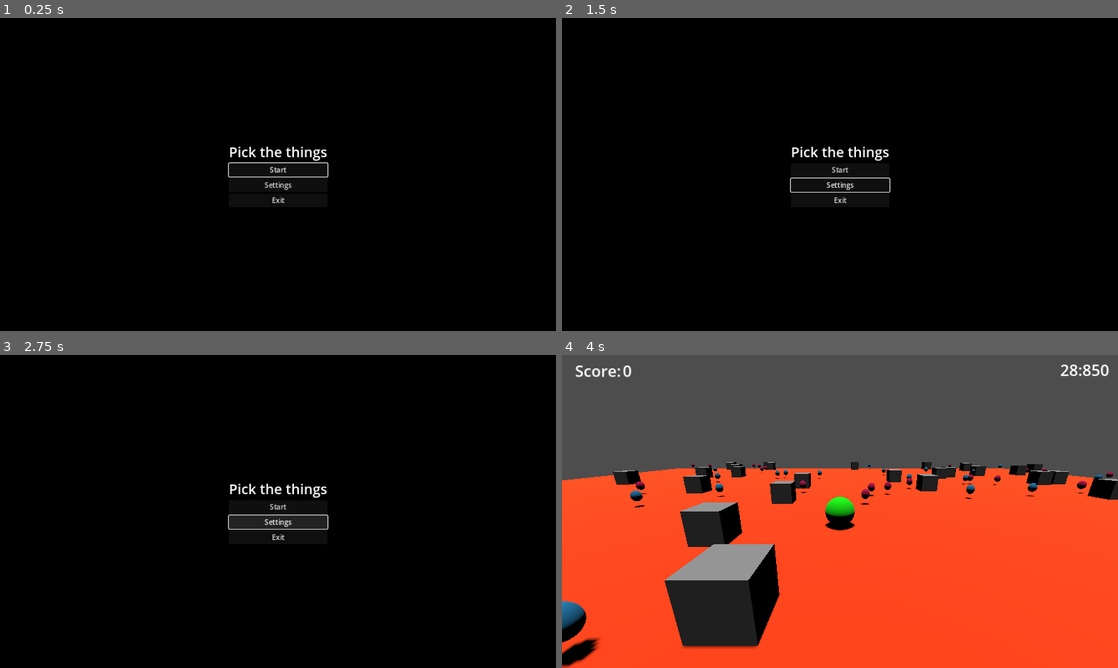
Above: before the commit, frames 1-4 (two rows, left to right).
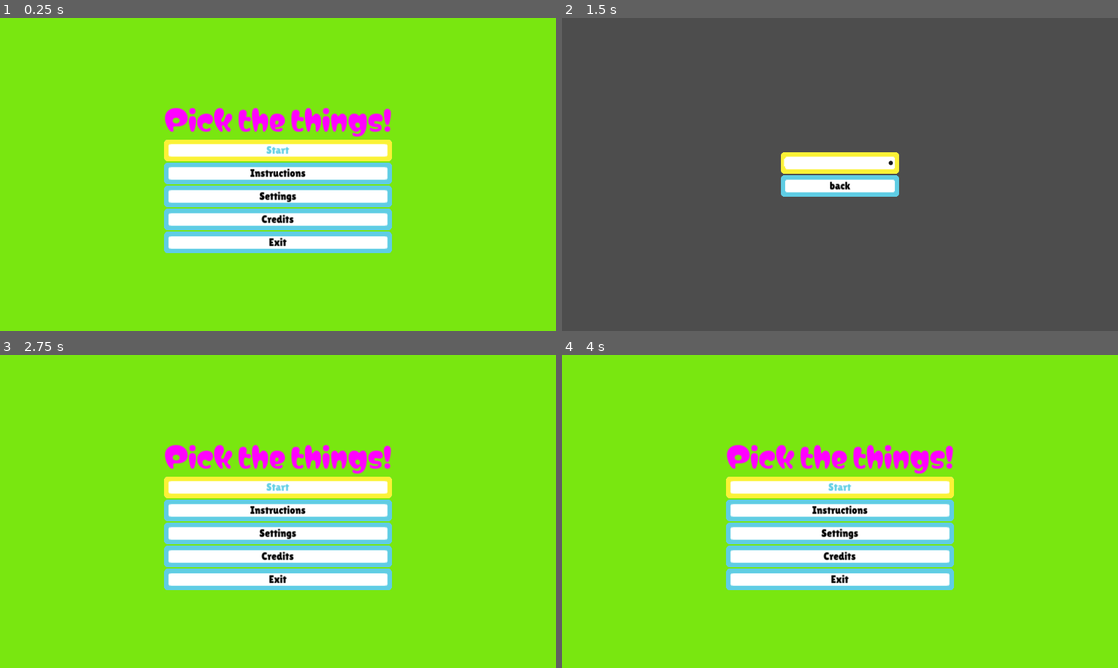
Above: after the commit, the same moments.

Repository: tfcb93/pick-up-the-things
Game: Godot game, scene res://Scenes/Start_screen.tscn
The game is run twice, just before and just after one commit, with the same random seed, the same clock (stepped at 60 frames per second) and the same inputs.
Inputs (mouse positions are in pixels of both pictures, inside the frame that each line leads up to):
- Up to frame 1 (0.25 s): no input
- Up to frame 2 (1.5 s): click "Settings" at 0.5 s; click (840, 161) at 1.25 s, where only the run after the commit has a clickable "Full screen"
- Up to frame 3 (2.75 s): click (278, 524) at 2 s, where only the run after the commit has a clickable "back"
- Up to frame 4 (4 s): click (840, 511) at 2.75 s, where only the run after the commit has a clickable "Instructions"; click (840, 652) at 3.5 s, where only the run after the commit has a clickable "Back"

The runs differ from the first frame. In frame 1, 100% of the frame differs, in the area x 0-100%, y 0-100%; in frame 2, 100%; in frame 3, 100%; in frame 4, 100%.

Commit message:
Changes styles in the project for fonts and buttons

Diff:
--- /dev/null
+++ b/Resources/pick_things_theme_1.tres
@@ -0,0 +1,52 @@
+[gd_resource type="Theme" load_steps=11 format=3 uid="uid://bilciu2sbv7on"]
+
+[ext_resource type="FontFile" uid="uid://bpnkx737td50n" path="res://Resources/Fonts/Lilita_One/LilitaOne-Regular.ttf" id="1_wtf4s"]
+[ext_resource type="FontFile" uid="uid://basrgy0817uum" path="res://Resources/Fonts/Matemasie/Matemasie-Regular.ttf" id="1_xo68n"]
+[ext_resource type="Texture2D" uid="uid://buwohe43nm0oe" path="res://Resources/Images/btn_disabled.png" id="3_63dk8"]
+[ext_resource type="Texture2D" uid="uid://e2kvacssf6dw" path="res://Resources/Images/btn_focus.png" id="3_e0r3u"]
+[ext_resource type="Texture2D" uid="uid://drweb02xypt35" path="res://Resources/Images/btn_hover.png" id="3_s6fkv"]
+[ext_resource type="Texture2D" uid="uid://70p3bv6ogynl" path="res://Resources/Images/btn.png" id="4_c5qsj"]
+
+[sub_resource type="StyleBoxTexture" id="StyleBoxTexture_w8uqf"]
+texture = ExtResource("3_63dk8")
+texture_margin_left = 11.0
+texture_margin_top = 10.0
+texture_margin_right = 11.0
+texture_margin_bottom = 10.0
+
+[sub_resource type="StyleBoxTexture" id="StyleBoxTexture_fvgld"]
+texture = ExtResource("3_e0r3u")
+texture_margin_left = 11.0
+texture_margin_top = 10.0
+texture_margin_right = 11.0
+texture_margin_bottom = 10.0
+
+[sub_resource type="StyleBoxTexture" id="StyleBoxTexture_j87c3"]
+texture = ExtResource("3_s6fkv")
+texture_margin_left = 11.0
+texture_margin_top = 10.0
+texture_margin_right = 11.0
+texture_margin_bottom = 10.0
+
+[sub_resource type="StyleBoxTexture" id="StyleBoxTexture_cmsm7"]
+texture = ExtResource("4_c5qsj")
+texture_margin_left = 11.0
+texture_margin_top = 10.0
+texture_margin_right = 11.0
+texture_margin_bottom = 10.0
+
+[resource]
+BigLabel/base_type = &"Label"
+BigLabel/font_sizes/font_size = 64
+BigLabel/fonts/font = ExtResource("1_xo68n")
+Button/colors/font_color = Color(0, 0, 0, 1)
+Button/colors/font_focus_color = Color(0.396078, 0.811765, 0.898039, 1)
+Button/colors/font_hover_color = Color(0.372549, 0.803922, 0.894118, 1)
+Button/font_sizes/font_size = 24
+Button/fonts/font = ExtResource("1_wtf4s")
+Button/styles/disabled = SubResource("StyleBoxTexture_w8uqf")
+Button/styles/focus = SubResource("StyleBoxTexture_fvgld")
+Button/styles/hover = SubResource("StyleBoxTexture_j87c3")
+Button/styles/normal = SubResource("StyleBoxTexture_cmsm7")
+Label/font_sizes/font_size = 36
+Label/fonts/font = ExtResource("1_wtf4s")
--- /dev/null
+++ b/Scenes/Instructions.tscn
@@ -0,0 +1,31 @@
+[gd_scene load_steps=3 format=3 uid="uid://1j5ipae1ksgu"]
+
+[ext_resource type="Script" path="res://Scripts/Instructions.gd" id="1_03r1s"]
+[ext_resource type="Texture2D" uid="uid://cmced6l22s21a" path="res://Resources/Images/instructions.jpg" id="1_tn1p3"]
+
+[node name="Instructions" type="Node"]
+script = ExtResource("1_03r1s")
+
+[node name="CanvasLayer" type="CanvasLayer" parent="."]
+
+[node name="Button" type="Button" parent="CanvasLayer"]
+anchors_preset = 7
+anchor_left = 0.5
+anchor_top = 1.0
+anchor_right = 0.5
+anchor_bottom = 1.0
+offset_left = -32.5
+offset_top = -44.0
+offset_right = 32.5
+offset_bottom = -13.0
+grow_horizontal = 2
+grow_vertical = 0
+text = "Back"
+
+[node name="Instructions" type="Sprite2D" parent="."]
+position = Vector2(640, 360)
+scale = Vector2(0.2766, 0.226309)
+texture = ExtResource("1_tn1p3")
+metadata/_edit_lock_ = true
+
+[connection signal="pressed" from="CanvasLayer/Button" to="." method="_on_button_pressed"]
--- a/Scenes/Pause_menu.tscn
+++ b/Scenes/Pause_menu.tscn
@@ -7,17 +7,31 @@
 script = ExtResource("1_arvq0")
 
 [node name="ColorRect" type="ColorRect" parent="."]
-offset_left = 128.0
-offset_top = 64.0
-offset_right = 1024.0
-offset_bottom = 576.0
+anchors_preset = 8
+anchor_left = 0.5
+anchor_top = 0.5
+anchor_right = 0.5
+anchor_bottom = 0.5
+offset_left = -448.0
+offset_top = -256.0
+offset_right = 448.0
+offset_bottom = 256.0
+grow_horizontal = 2
+grow_vertical = 2
 color = Color(0.172549, 0.172549, 0.172549, 0.529412)
 
 [node name="VBoxContainer" type="VBoxContainer" parent="."]
-offset_left = 448.0
-offset_top = 192.0
-offset_right = 704.0
-offset_bottom = 448.0
+anchors_preset = 8
+anchor_left = 0.5
+anchor_top = 0.5
+anchor_right = 0.5
+anchor_bottom = 0.5
+offset_left = -128.0
+offset_top = -128.0
+offset_right = 128.0
+offset_bottom = 128.0
+grow_horizontal = 2
+grow_vertical = 2
 alignment = 1
 
 [node name="Back" type="Button" parent="VBoxContainer"]
--- a/Scenes/Settings.tscn
+++ b/Scenes/Settings.tscn
@@ -6,15 +6,26 @@
 script = ExtResource("1_sdtmj")
 
 [node name="VBoxContainer" type="VBoxContainer" parent="."]
-offset_right = 272.0
-offset_bottom = 61.0
+anchors_preset = 8
+anchor_left = 0.5
+anchor_top = 0.5
+anchor_right = 0.5
+anchor_bottom = 0.5
+offset_left = -136.0
+offset_top = -30.5
+offset_right = 136.0
+offset_bottom = 30.5
+grow_horizontal = 2
+grow_vertical = 2
 
 [node name="CheckButton" type="CheckButton" parent="VBoxContainer"]
 layout_mode = 2
 text = "Full screen"
 
 [node name="HBoxContainer" type="HBoxContainer" parent="VBoxContainer"]
+visible = false
 layout_mode = 2
+theme_override_constants/separation = 107
 
 [node name="Label" type="Label" parent="VBoxContainer/HBoxContainer"]
 layout_mode = 2
@@ -22,4 +33,13 @@
 
 [node name="HSlider" type="HSlider" parent="VBoxContainer/HBoxContainer"]
 custom_minimum_size = Vector2(100, 0)
+layout_direction = 3
 layout_mode = 2
+size_flags_vertical = 4
+
+[node name="Button" type="Button" parent="VBoxContainer"]
+layout_mode = 2
+text = "back"
+
+[connection signal="toggled" from="VBoxContainer/CheckButton" to="." method="_on_check_button_toggled"]
+[connection signal="pressed" from="VBoxContainer/Button" to="." method="_on_button_pressed"]
--- a/Scenes/Start_screen.tscn
+++ b/Scenes/Start_screen.tscn
@@ -3,17 +3,20 @@
 [ext_resource type="Script" path="res://Scripts/Start_screen.gd" id="1_0tagd"]
 
 [sub_resource type="LabelSettings" id="LabelSettings_0tmt6"]
-font_size = 32
+font_size = 64
+font_color = Color(1, 0, 1, 1)
 
-[node name="CanvasLayer" type="CanvasLayer"]
+[node name="Node" type="Node"]
+
+[node name="CanvasLayer" type="CanvasLayer" parent="."]
 script = ExtResource("1_0tagd")
 
-[node name="ColorRect" type="ColorRect" parent="."]
+[node name="ColorRect" type="ColorRect" parent="CanvasLayer"]
 offset_right = 1280.0
 offset_bottom = 720.0
-color = Color(0, 0, 0, 1)
+color = Color(0.47389, 0.905525, 0.0654125, 1)
 
-[node name="VBoxContainer" type="VBoxContainer" parent="."]
+[node name="VBoxContainer" type="VBoxContainer" parent="CanvasLayer"]
 anchors_preset = 8
 anchor_left = 0.5
 anchor_top = 0.5
@@ -26,32 +29,46 @@
 grow_horizontal = 2
 grow_vertical = 2
 
-[node name="Label" type="Label" parent="VBoxContainer"]
+[node name="Label" type="Label" parent="CanvasLayer/VBoxContainer"]
 layout_mode = 2
-text = "Pick the things"
+theme_type_variation = &"BigLabel"
+text = "Pick the things!"
 label_settings = SubResource("LabelSettings_0tmt6")
 
-[node name="ButtonContainer" type="VBoxContainer" parent="VBoxContainer"]
+[node name="ButtonContainer" type="VBoxContainer" parent="CanvasLayer/VBoxContainer"]
 layout_mode = 2
 
-[node name="Start Button" type="Button" parent="VBoxContainer/ButtonContainer"]
+[node name="Start Button" type="Button" parent="CanvasLayer/VBoxContainer/ButtonContainer"]
 layout_mode = 2
 focus_neighbor_top = NodePath("../Exit Button")
-focus_neighbor_bottom = NodePath("../Settings Button")
+focus_neighbor_bottom = NodePath("../Instruction Button")
 text = "Start"
 
-[node name="Settings Button" type="Button" parent="VBoxContainer/ButtonContainer"]
+[node name="Instruction Button" type="Button" parent="CanvasLayer/VBoxContainer/ButtonContainer"]
 layout_mode = 2
 focus_neighbor_top = NodePath("../Start Button")
-focus_neighbor_bottom = NodePath("../Exit Button")
+focus_neighbor_bottom = NodePath("../Settings Button")
+text = "Instructions"
+
+[node name="Settings Button" type="Button" parent="CanvasLayer/VBoxContainer/ButtonContainer"]
+layout_mode = 2
+focus_neighbor_top = NodePath("../Start Button")
+focus_neighbor_bottom = NodePath("../Credits Button")
 text = "Settings"
 
-[node name="Exit Button" type="Button" parent="VBoxContainer/ButtonContainer"]
+[node name="Credits Button" type="Button" parent="CanvasLayer/VBoxContainer/ButtonContainer"]
 layout_mode = 2
 focus_neighbor_top = NodePath("../Settings Button")
+focus_neighbor_bottom = NodePath("../Exit Button")
+text = "Credits"
+
+[node name="Exit Button" type="Button" parent="CanvasLayer/VBoxContainer/ButtonContainer"]
+layout_mode = 2
+focus_neighbor_top = NodePath("../Credits Button")
 focus_neighbor_bottom = NodePath("../Start Button")
 text = "Exit"
 
-[connection signal="pressed" from="VBoxContainer/ButtonContainer/Start Button" to="." method="_on_start_button_pressed"]
-[connection signal="pressed" from="VBoxContainer/ButtonContainer/Settings Button" to="." method="_on_settings_button_pressed"]
-[connection signal="pressed" from="VBoxContainer/ButtonContainer/Exit Button" to="." method="_on_exit_button_pressed"]
+[connection signal="pressed" from="CanvasLayer/VBoxContainer/ButtonContainer/Start Button" to="CanvasLayer" method="_on_start_button_pressed"]
+[connection signal="pressed" from="CanvasLayer/VBoxContainer/ButtonContainer/Instruction Button" to="CanvasLayer" method="_on_instruction_button_pressed"]
+[connection signal="pressed" from="CanvasLayer/VBoxContainer/ButtonContainer/Settings Button" to="CanvasLayer" method="_on_settings_button_pressed"]
+[connection signal="pressed" from="CanvasLayer/VBoxContainer/ButtonContainer/Exit Button" to="CanvasLayer" method="_on_exit_button_pressed"]
--- /dev/null
+++ b/Scripts/Instructions.gd
@@ -0,0 +1,5 @@
+extends Node
+
+
+func _on_button_pressed() -> void:
+	get_tree().change_scene_to_file("res://Scenes/Start_screen.tscn");
--- a/Scripts/Settings.gd
+++ b/Scripts/Settings.gd
@@ -9,3 +9,15 @@
 # Called every frame. 'delta' is the elapsed time since the previous frame.
 func _process(delta):
 	pass
+
+
+func _on_check_button_toggled(toggled_on: bool) -> void:
+	if toggled_on:
+		DisplayServer.window_set_mode(DisplayServer.WINDOW_MODE_FULLSCREEN);
+	else:
+		DisplayServer.window_set_mode(DisplayServer.WINDOW_MODE_WINDOWED);
+
+
+func _on_button_pressed() -> void:
+	# as a test
+	get_tree().change_scene_to_file("res://Scenes/Start_screen.tscn");
--- a/Scripts/Start_screen.gd
+++ b/Scripts/Start_screen.gd
@@ -9,8 +9,13 @@
 	get_tree().change_scene_to_file("res://Scenes/Game.tscn");
 
 func _on_settings_button_pressed() -> void:
-	print("Press settings");
+	# only as a testxss
+	get_tree().change_scene_to_file("res://Scenes/Settings.tscn");
 
 
 func _on_exit_button_pressed() -> void:
 	get_tree().quit();
+
+
+func _on_instruction_button_pressed() -> void:
+	get_tree().change_scene_to_file("res://Scenes/Instructions.tscn");
--- a/project.godot
+++ b/project.godot
@@ -30,6 +30,10 @@
 window/size/viewport_width=1280
 window/size/viewport_height=720
 window/stretch/mode="canvas_items"
+
+[gui]
+
+theme/custom="res://Resources/pick_things_theme_1.tres"
 
 [input]
 
Binary file added: Resources/Fonts/Lilita_One/LilitaOne-Regular.ttf
Not shown, added: Resources/Fonts/Lilita_One/LilitaOne-Regular.ttf.import
Not shown, added: Resources/Fonts/Lilita_One/OFL.txt
Binary file added: Resources/Fonts/Matemasie/Matemasie-Regular.ttf
Not shown, added: Resources/Fonts/Matemasie/Matemasie-Regular.ttf.import
Not shown, added: Resources/Fonts/Matemasie/OFL.txt
Binary file added: Resources/Images/btn.png
Not shown, added: Resources/Images/btn.png.import
Binary file added: Resources/Images/btn_disabled.png
Not shown, added: Resources/Images/btn_disabled.png.import
Binary file added: Resources/Images/btn_focus.png
Not shown, added: Resources/Images/btn_focus.png.import
(and 5 more such lines)
